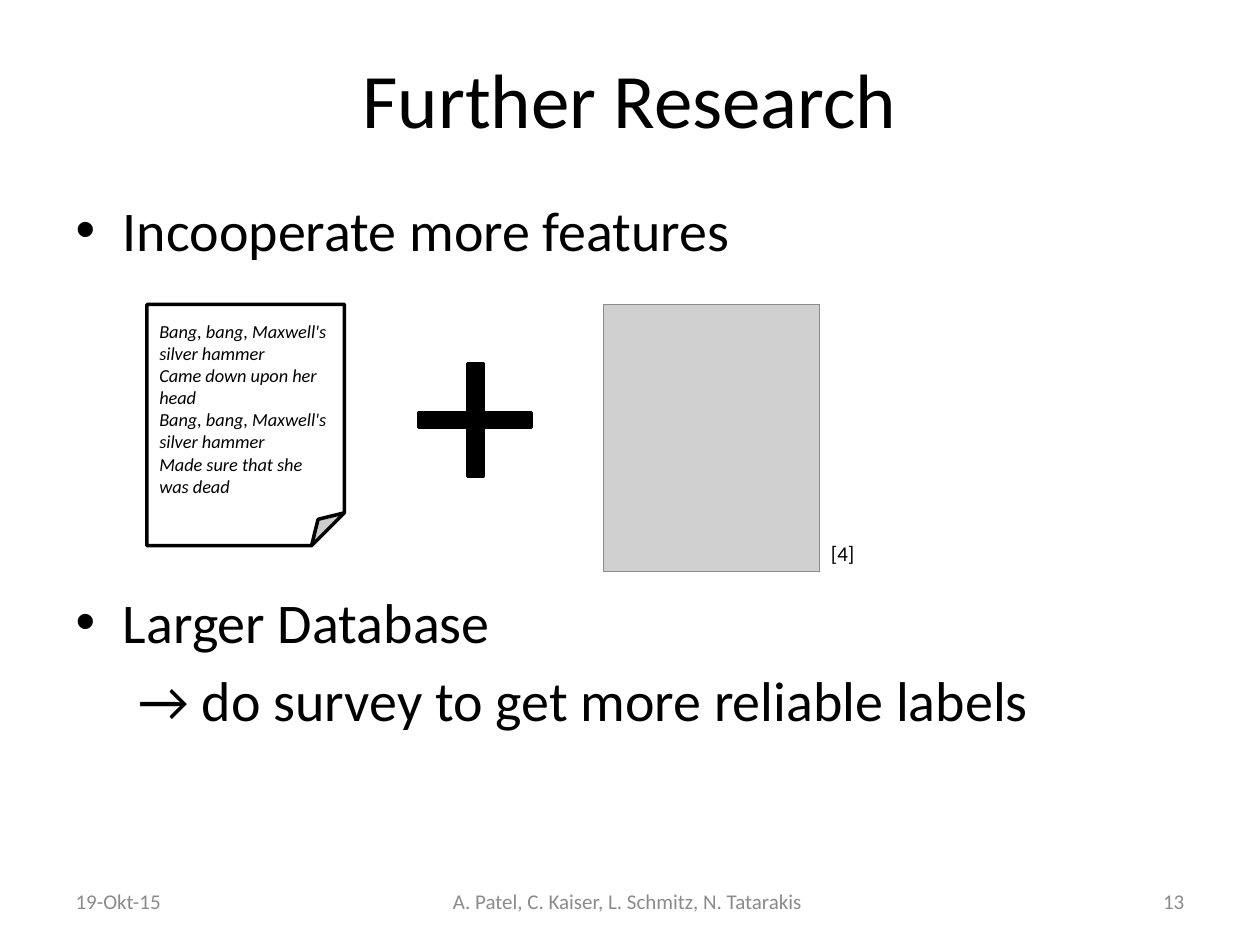
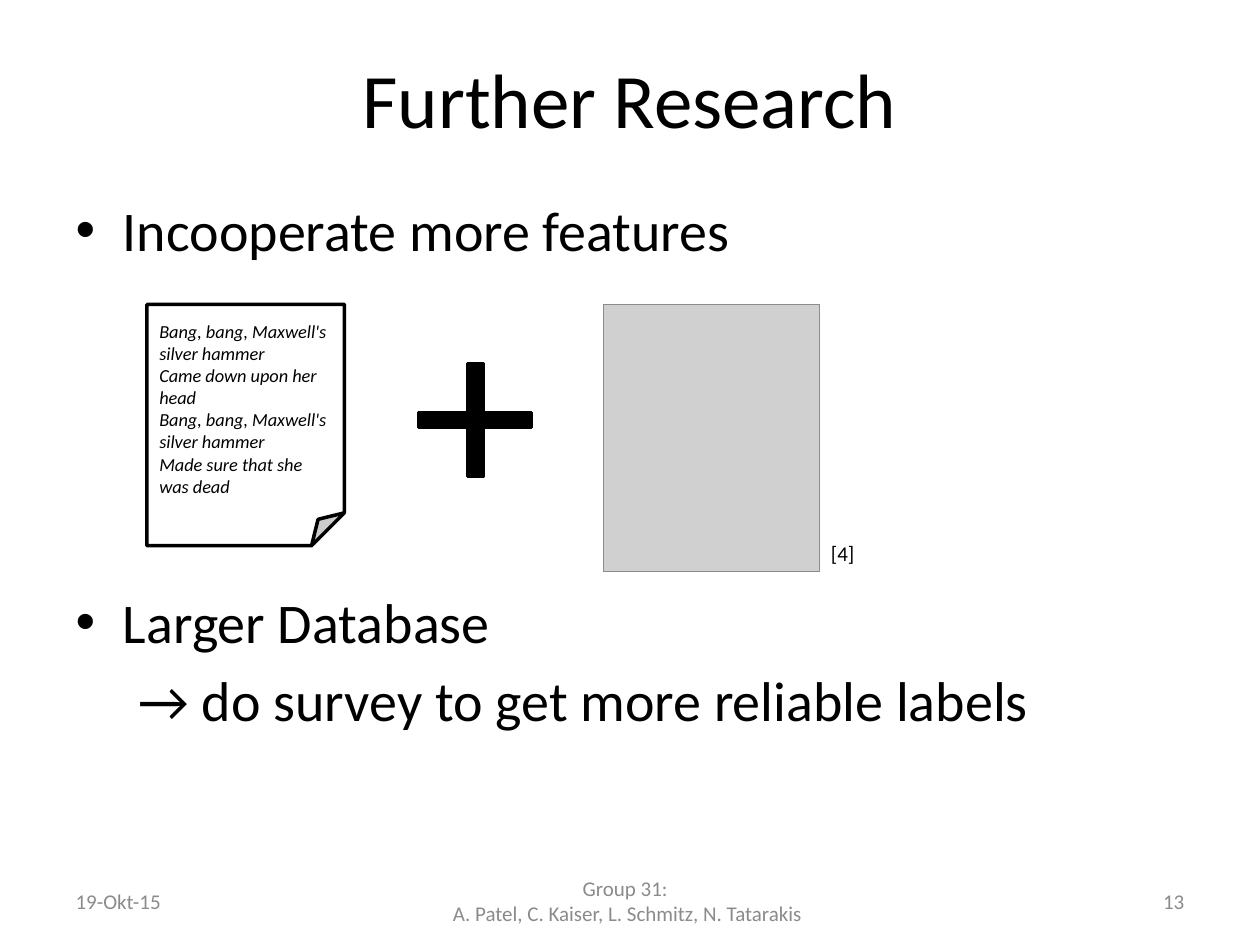
Before and after one commit to schmitzl/AI_project, a slide deck: slide 13 of Presentation/AI_project_presentation.pptx. Drawn at 1260x945 pixels with LibreOffice and Linux fonts; fonts in the diff are those of the drawing; grey boxes stand for pictures. Boxes give left, top, right and bottom in pixels: in the first picture for what was removed or moved away, otherwise in the second. Text is boxed around its words. In the diff, an @@ line names an element or a change of style, - is before the commit and + after.

```diff
--- a/Presentation/AI_project_presentation.pptx
+++ b/Presentation/AI_project_presentation.pptx
@@ text at (583, 882, 668, 900): paragraph added @@
+Group 31:
```
Also in this commit, not shown: 16 other slides changed, 2 other files.
